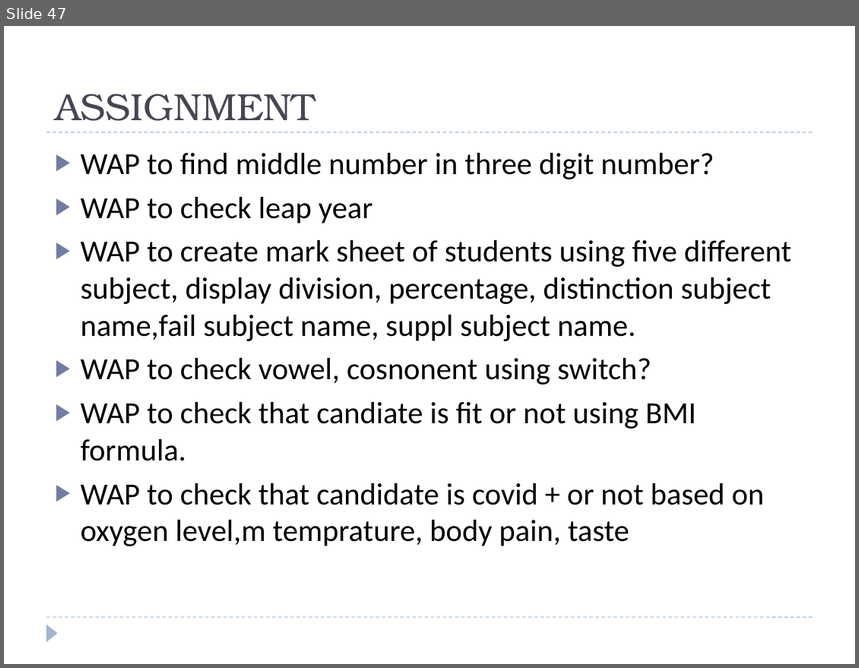
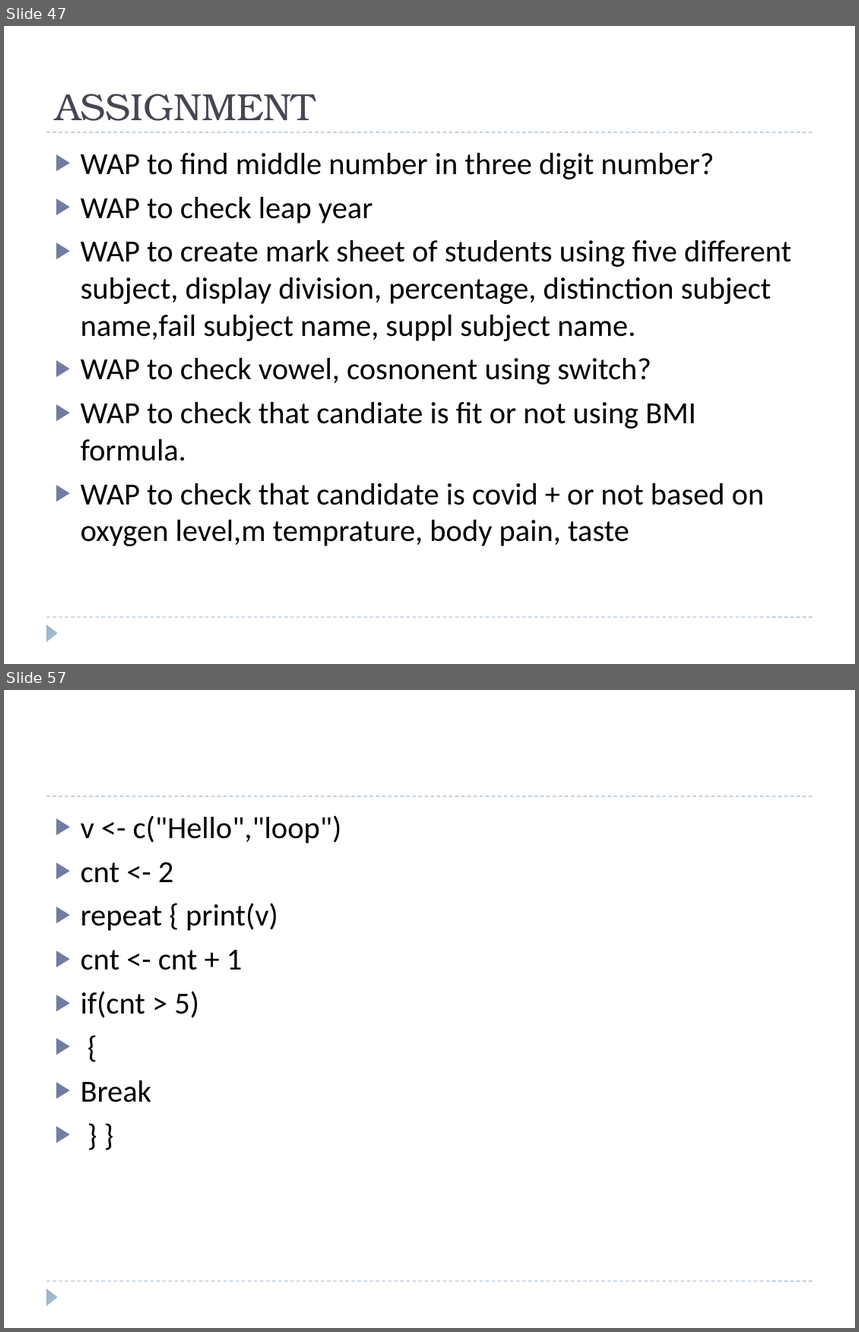
Before and after one commit to shivaconceptsolution/R, a slide deck: R Introduction.pptx. Shown one above the other, each under a label of ours: slide 47 before the commit, slides 47 and 57 after it; the slides between them are not shown. The pictures are 859x668 and 859x1332 pixels, drawn with LibreOffice and Linux fonts; fonts in the diff are those of the drawing. Boxes give left, top, right and bottom in pixels: in the first picture for what was removed or moved away, otherwise in the second. Text is boxed around its words. In the diff, an @@ line names an element or a change of style, - is before the commit and + after.

```diff
--- a/R Introduction.pptx
+++ b/R Introduction.pptx
@@ slide 57 added at (4,690,855,1328), background #FFFFFF; not listed: 3 template elements that a slide beside it also shows @@
@@ text added at (81,815,342,1103), 26 pt, text #000000 @@
+▶ v <- c("Hello","loop")
+▶ cnt <- 2
+▶ repeat { print(v)
+▶ cnt <- cnt + 1
+▶ if(cnt > 5)
+▶ {
+▶ Break
+▶ } }
```
Also in this commit, not shown: 11 other slides added.
